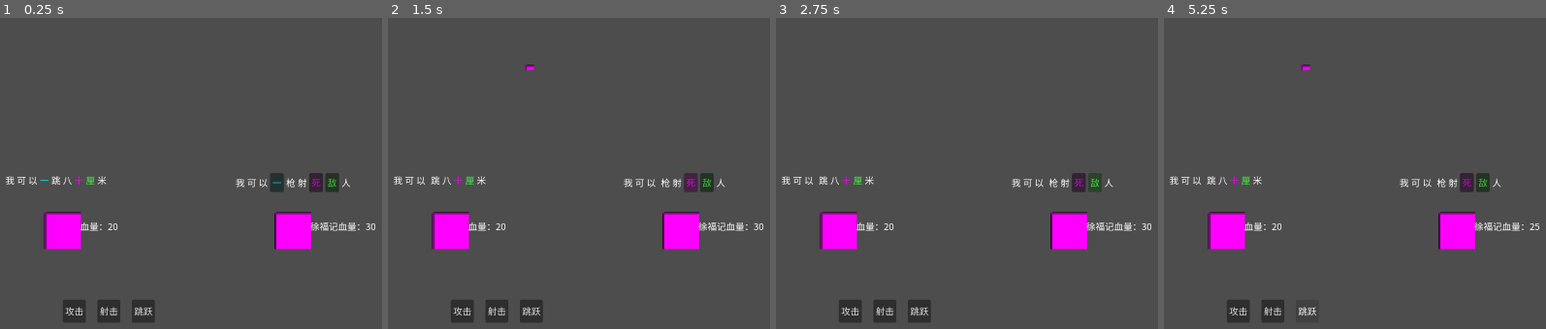
Above: before the commit, frames 1-4 (left to right).
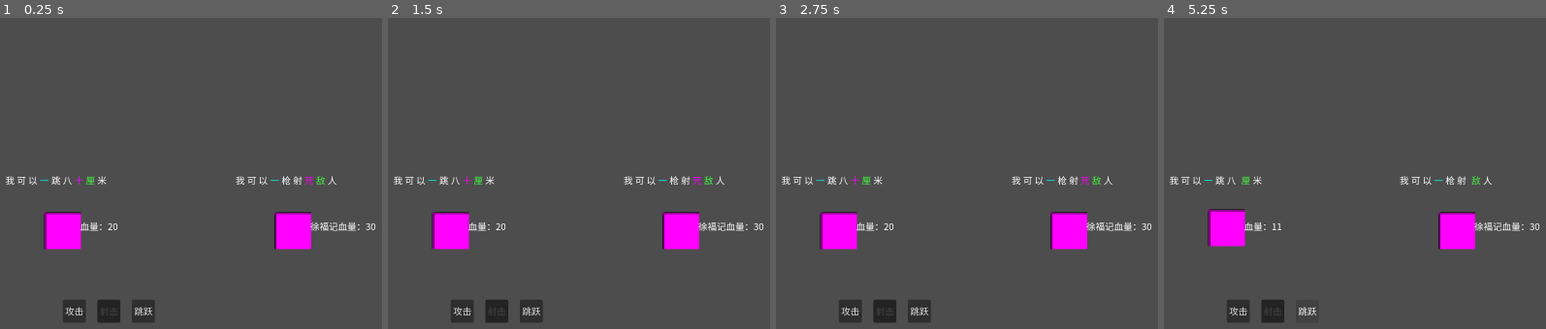
Above: after the commit, the same moments.

Repository: wangcocoo00/ziciyici
Game: Godot game, scene res://scenes/battle_no.tscn
Two runs of this game, one before a commit and one after it. Both use one fixed random seed, a clock stepped at 60 frames per second and the inputs below. This scene is started directly instead of the project's main scene.
Inputs (mouse positions are in pixels of both pictures, inside the frame that each line leads up to):
- Up to frame 1 (0.25 s): no input
- Up to frame 2 (1.5 s): click (663, 182) at 0.5 s, where only the run before the commit has a clickable "一"; click (689, 182) at 1.25 s, where only the run before the commit has a clickable "死"
- Up to frame 3 (2.75 s): click (1093, 182) at 2 s, where only the run before the commit has a clickable "敌"
- Up to frame 4 (5.25 s): click "射击" at 2.75 s; click "死" at 3.5 s; click "攻击" at 4.25 s; click "跳跃" at 5 s

The runs differ from the first frame. In frame 1, 1.0% of the frame differs, in the area x 26-92%, y 49-96%; in frame 2, 1.1%; in frame 3, 1.1%; in frame 4, 1.4%, in the area x 10-99%, y 14-96%.

Commit message:
[feat] 添加射击模式开关：点击射击按钮激活后有色字才可点击，按钮灰白/灰黑色切换

Diff:
--- a/ziciyici/scripts/battle_manager.gd
+++ b/ziciyici/scripts/battle_manager.gd
@@ -68,6 +68,9 @@
 ## 玩家是否正在跳跃中
 var is_jumping: bool = false
 
+## 射击模式状态：true=已激活（可点击有色字），false=未激活（点击有色字无反应）
+var shoot_mode_active: bool = false
+
 # ---------------------------------------------------------------------------
 # 回合状态
 # ---------------------------------------------------------------------------
@@ -109,6 +112,7 @@
 func _ready() -> void:
 	load_config()
 	_setup_sprites()
+	_update_shoot_button_style()
 
 
 func _setup_sprites() -> void:
@@ -151,6 +155,16 @@
 	if enemy_hp_label:
 		enemy_hp_label.text = "徐福记血量：" + str(enemy_hp)
 
+## 更新射击按钮的样式：激活时灰白色，未激活时灰黑色
+func _update_shoot_button_style() -> void:
+	var shoot_btn = get_node_or_null("ActionButtons/HBoxContainer/ShootBtn") as Button
+	if not shoot_btn:
+		return
+	if shoot_mode_active:
+		shoot_btn.modulate = Color(0.8, 0.8, 0.8, 1.0)  # 灰白色
+	else:
+		shoot_btn.modulate = Color(0.3, 0.3, 0.3, 1.0)  # 灰黑色
+
 # ===========================================================================
 # 玩家行动
 # ===========================================================================
@@ -179,6 +193,9 @@
 	player_words[slot].text = ""
 	player_words[slot].can_be_shot = false
 	shots_remaining -= 1
+	# 射击后退出射击模式
+	shoot_mode_active = false
+	_update_shoot_button_style()
 	sentence_updated.emit()
 
 	# 应用该字绑定的所有效果
@@ -357,7 +374,13 @@
 
 
 func _on_shoot_pressed() -> void:
-	print("请点击敌人头顶的有色字进行射击")
+	if current_state != State.PLAYER_TURN or shots_remaining <= 0:
+		return
+	# 切换射击模式状态
+	shoot_mode_active = not shoot_mode_active
+	_update_shoot_button_style()
+	# 刷新句子显示，更新有色字可点击状态
+	sentence_updated.emit()
 
 
 func _on_attack_pressed() -> void:
--- a/ziciyici/scripts/battle_manager_level2.gd
+++ b/ziciyici/scripts/battle_manager_level2.gd
@@ -17,6 +17,9 @@
 var is_jumping: bool = false
 var _tween: Tween = null
 
+# 射击模式状态：true=已激活（可点击有色字），false=未激活（点击有色字无反应）
+var shoot_mode_active: bool = false
+
 signal sentence_updated()
 signal fox_taunt(message: String)
 
@@ -24,6 +27,7 @@
 	load_config()
 	sentence_updated.emit()
 	_setup_sprites()
+	_update_shoot_button_style()
 
 func _setup_sprites() -> void:
 	var player_sprite: Sprite2D = $PlayerSprite
@@ -46,6 +50,16 @@
 	player_attack_power = player_config.base_attack
 	player_jump_height = player_config.base_jump_height
 
+## 更新射击按钮的样式：激活时灰白色，未激活时灰黑色
+func _update_shoot_button_style() -> void:
+	var shoot_btn = get_node_or_null("ActionButtons/HBoxContainer/ShootBtn") as Button
+	if not shoot_btn:
+		return
+	if shoot_mode_active:
+		shoot_btn.modulate = Color(0.8, 0.8, 0.8, 1.0)  # 灰白色
+	else:
+		shoot_btn.modulate = Color(0.3, 0.3, 0.3, 1.0)  # 灰黑色
+
 func player_shoot(slot: int) -> void:
 	if battle_ended or shots_remaining <= 0:
 		return
@@ -65,6 +79,9 @@
 	player_words[slot].text = ""
 	player_words[slot].can_be_shot = false
 	shots_remaining -= 1
+	# 射击后退出射击模式
+	shoot_mode_active = false
+	_update_shoot_button_style()
 	sentence_updated.emit()
 
 	# 检查效果中的 ending 标记
@@ -103,7 +120,13 @@
 		get_tree().change_scene_to_file(next_level_scene)
 
 func _on_shoot_pressed() -> void:
-	print("请点击敌人句子中的有色字")
+	if battle_ended or shots_remaining <= 0:
+		return
+	# 切换射击模式状态
+	shoot_mode_active = not shoot_mode_active
+	_update_shoot_button_style()
+	# 刷新句子显示，更新有色字可点击状态
+	sentence_updated.emit()
 
 func _on_attack_pressed() -> void:
 	print("攻击按钮被点击了")
--- a/ziciyici/scripts/sentence_ui.gd
+++ b/ziciyici/scripts/sentence_ui.gd
@@ -26,6 +26,13 @@
 	for child in player_container.get_children():
 		child.queue_free()
 
+	# 检查射击模式是否激活（从父节点读取）
+	var shoot_mode_active: bool = false
+	if battle.has_method("get_shoot_mode_active"):
+		shoot_mode_active = battle.get_shoot_mode_active()
+	elif "shoot_mode_active" in battle:
+		shoot_mode_active = battle.shoot_mode_active
+
 	# 遍历所有槽位
 	for i in range(battle.enemy_sentence.size()):
 		var enemy_text: String = battle.enemy_sentence[i]
@@ -33,18 +40,22 @@
 
 		# 敌人文字 Label / Button
 		var enemy_label: Control
-		if player_word and player_word.can_be_shot:
-			# 可射击：创建按钮，点击后触发射击
+		if player_word and player_word.can_be_shot and shoot_mode_active:
+			# 可射击且射击模式已激活：创建按钮，点击后触发射击
 			var btn := Button.new()
 			btn.text = enemy_text
 			btn.modulate = player_word.highlight_color
 			btn.pressed.connect(_on_enemy_word_clicked.bind(i))
 			enemy_label = btn
 		else:
-			# 不可射击：普通 Label
+			# 不可射击或射击模式未激活：普通 Label
 			var lbl := Label.new()
 			lbl.text = enemy_text
-			lbl.modulate = Color.WHITE
+			if player_word and player_word.can_be_shot:
+				# 有色字但射击模式未激活：显示颜色但不可点击
+				lbl.modulate = player_word.highlight_color
+			else:
+				lbl.modulate = Color.WHITE
 			enemy_label = lbl
 
 		enemy_container.add_child(enemy_label)
